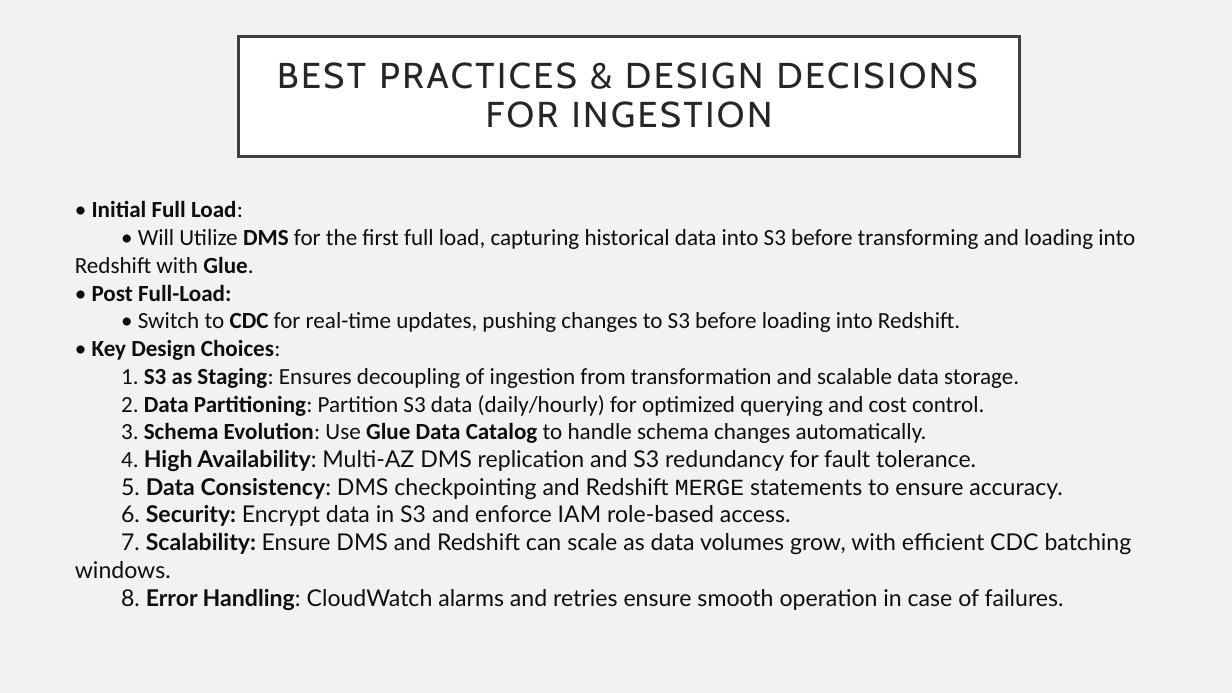
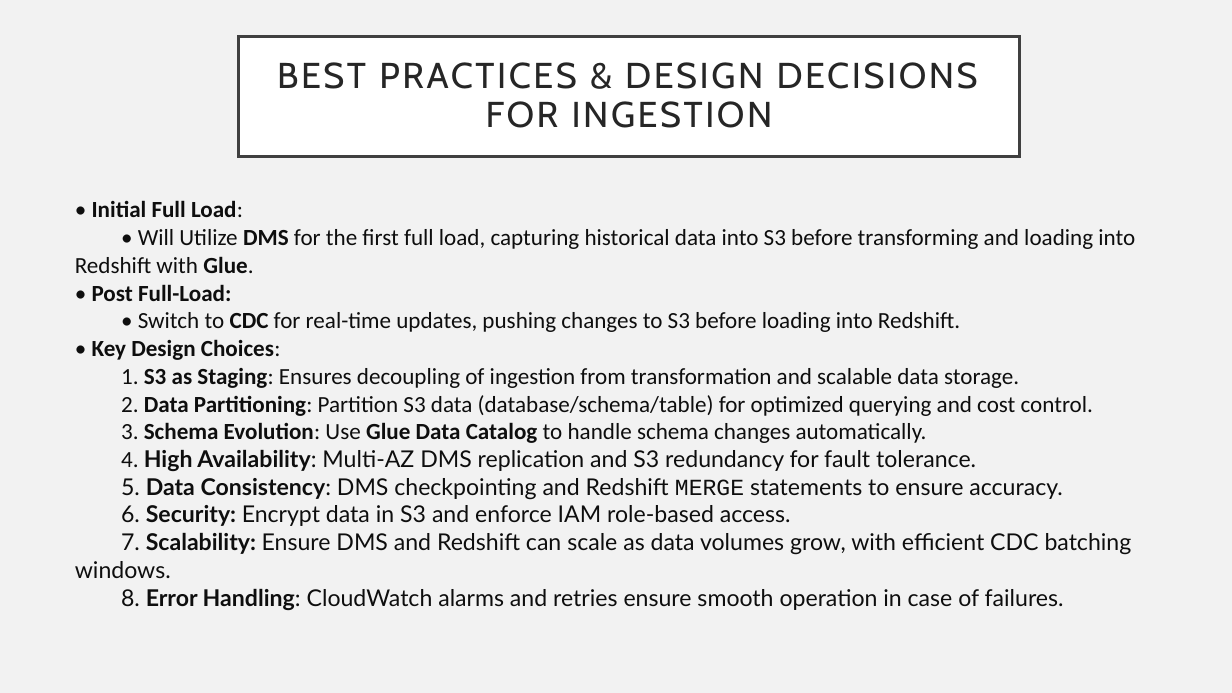
Before and after one commit to Tvkoushik/amazon-etl-pipeline, a slide deck: slide 10 of Craft-Demo.pptx. Drawn at 1232x693 pixels with LibreOffice and Linux fonts; fonts in the diff are those of the drawing. Boxes give left, top, right and bottom in pixels: in the first picture for what was removed or moved away, otherwise in the second. Text is boxed around its words. In the diff, an @@ line names an element or a change of style, - is before the commit and + after.

```diff
--- a/Craft-Demo.pptx
+++ b/Craft-Demo.pptx
@@ text at <box>121,395,1093,416</box>: text changed @@
-2. Data Partitioning: Partition S3 data (daily/hourly) for optimized querying and cost control.
+2. Data Partitioning: Partition S3 data (database/schema/table) for optimized querying and cost control.
```
Also in this commit, not shown: 5 other slides changed, 2 slides added.
